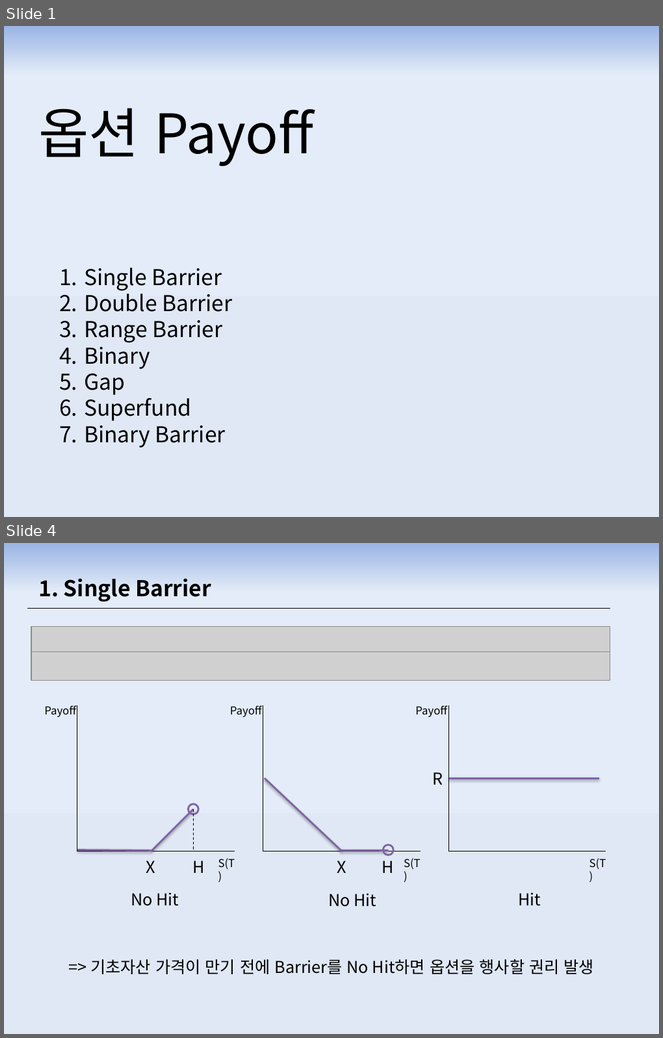
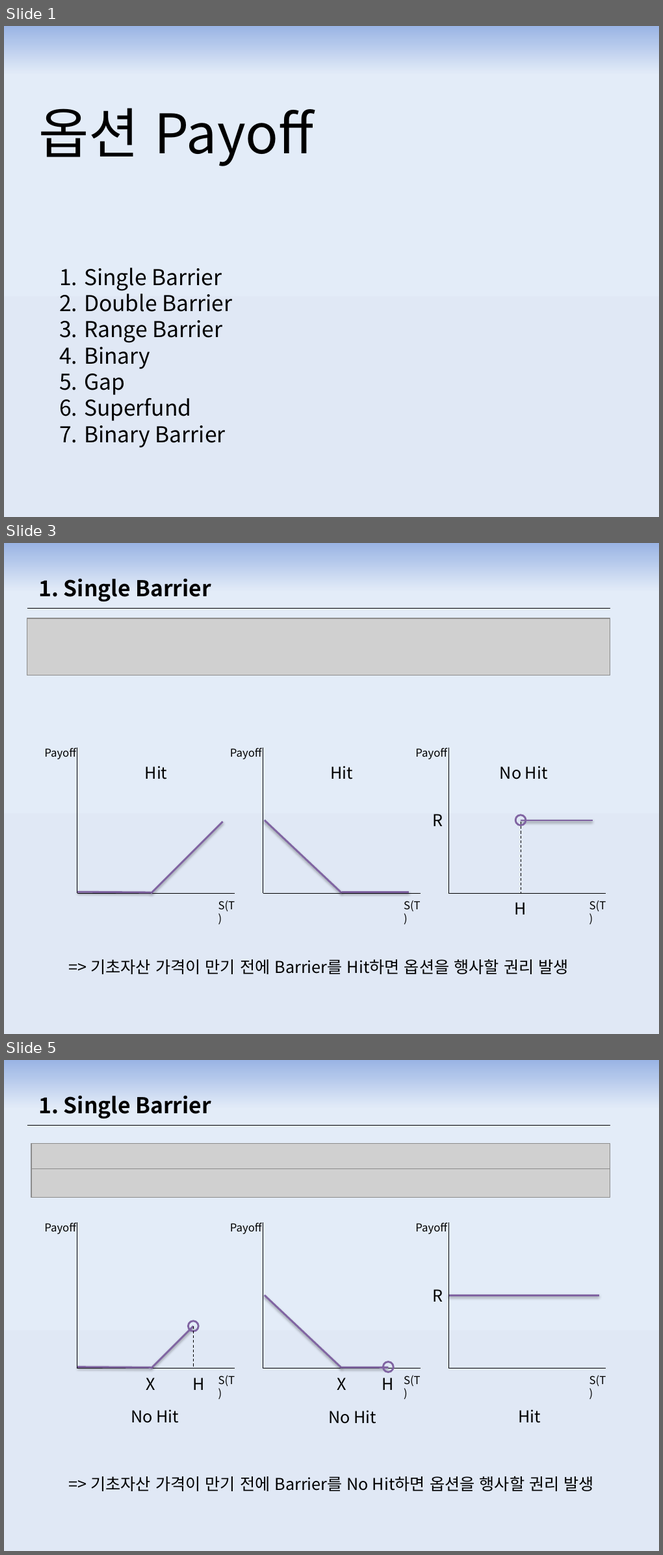
Before and after one commit to zndrke/Financial-Product, a slide deck: 선물옵션/옵션Payoff.pptx. Shown one above the other, each under a label of ours: slides 1 and 4 before the commit, slides 1, 3 and 5 after it; the slides between them are not shown. The pictures are 663x1038 and 663x1555 pixels, drawn with LibreOffice and Linux fonts; fonts in the diff are those of the drawing; grey boxes stand for pictures. Boxes give left, top, right and bottom in pixels: in the first picture for what was removed or moved away, otherwise in the second. Text is boxed around its words. In the diff, an @@ line names an element or a change of style, - is before the commit and + after.

```diff
--- a/선물옵션/옵션Payoff.pptx
+++ b/선물옵션/옵션Payoff.pptx
@@ slide 3 added at (4, 543, 659, 1034), background gradient #9AB5E4 to #E3ECF8 to #E1E8F5 @@
@@ text added at (38, 578, 211, 601), 24 pt, text #000000, bold @@
+1. Single Barrier
@@ line added from (27, 608) to (610, 608), #000000 0.75 pt @@
@@ picture added at (27, 618, 610, 676) @@
@@ group added at (44, 747, 235, 912): 4 lines, 3 texts @@
+S(T)
+Payoff
+Hit
@@ group added at (230, 747, 421, 912): 4 lines, 3 texts @@
+S(T)
+Payoff
+Hit
@@ group added at (415, 747, 607, 915): 5 texts, 4 lines, 1 ellipse @@
+R
+S(T)
+Payoff
+No Hit
+H
@@ text added at (90, 960, 569, 975), 18 pt, text #000000 @@
+=> 기초자산 가격이 만기 전에 Barrier를 Hit하면 옵션을 행사할 권리 발생
@@ what was slide 4 is now slide 5 @@
```
Also in this commit, not shown: 13 slides changed, 2 other slides added, 2 other files.
